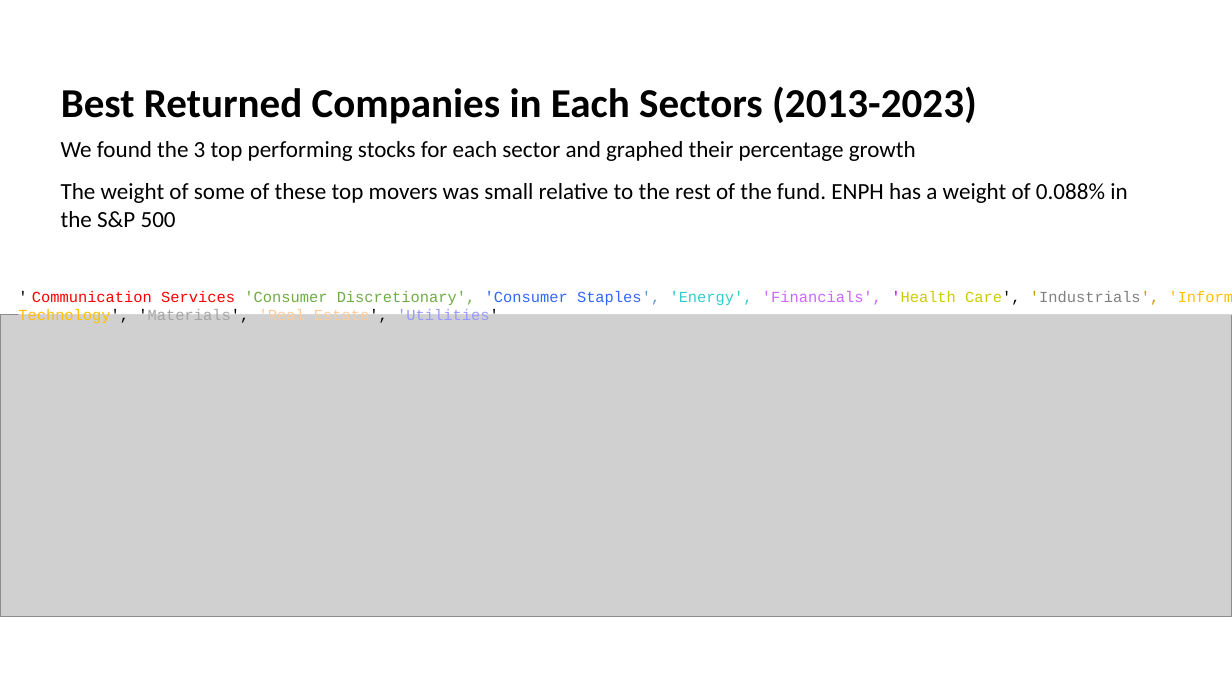
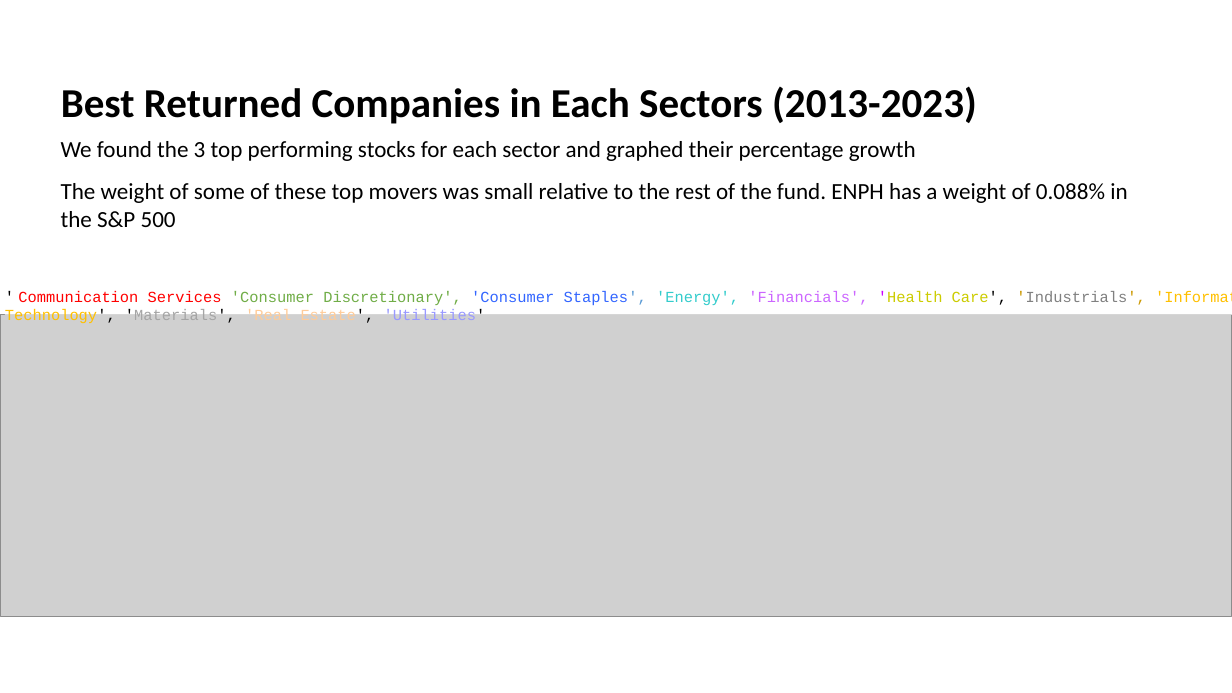
Before and after one commit to kennysiegler/first-project, a slide deck: slide 10 of Presentation3.pptx. Drawn at 1232x693 pixels with LibreOffice and Linux fonts; fonts in the diff are those of the drawing; grey boxes stand for pictures. Boxes give left, top, right and bottom in pixels: in the first picture for what was removed or moved away, otherwise in the second. Text is boxed around its words. In the diff, an @@ line names an element or a change of style, - is before the commit and + after.

```diff
--- a/Presentation3.pptx
+++ b/Presentation3.pptx
@@ rectangle "' Communication Services 'Consumer Discretionary', ...": place and size @@
-rectangle "' Communication Services 'Consumer Discretionary', ..." at bbox=[18, 296, 1232, 314]
+rectangle "' Communication Services 'Consumer Discretionary', ..." at bbox=[5, 296, 1232, 314]
```
Also in this commit, not shown: 3 other slides changed.
